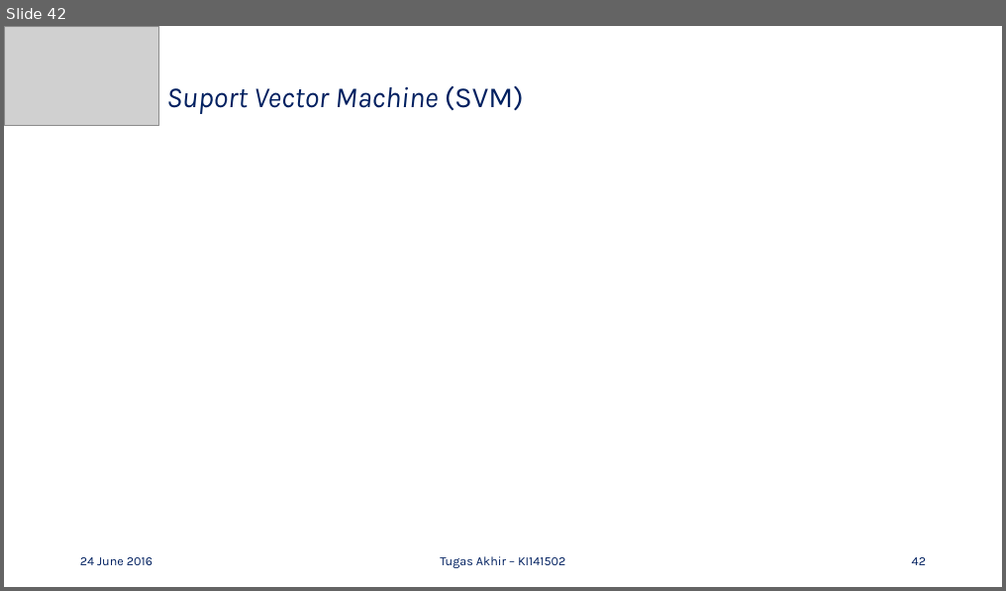
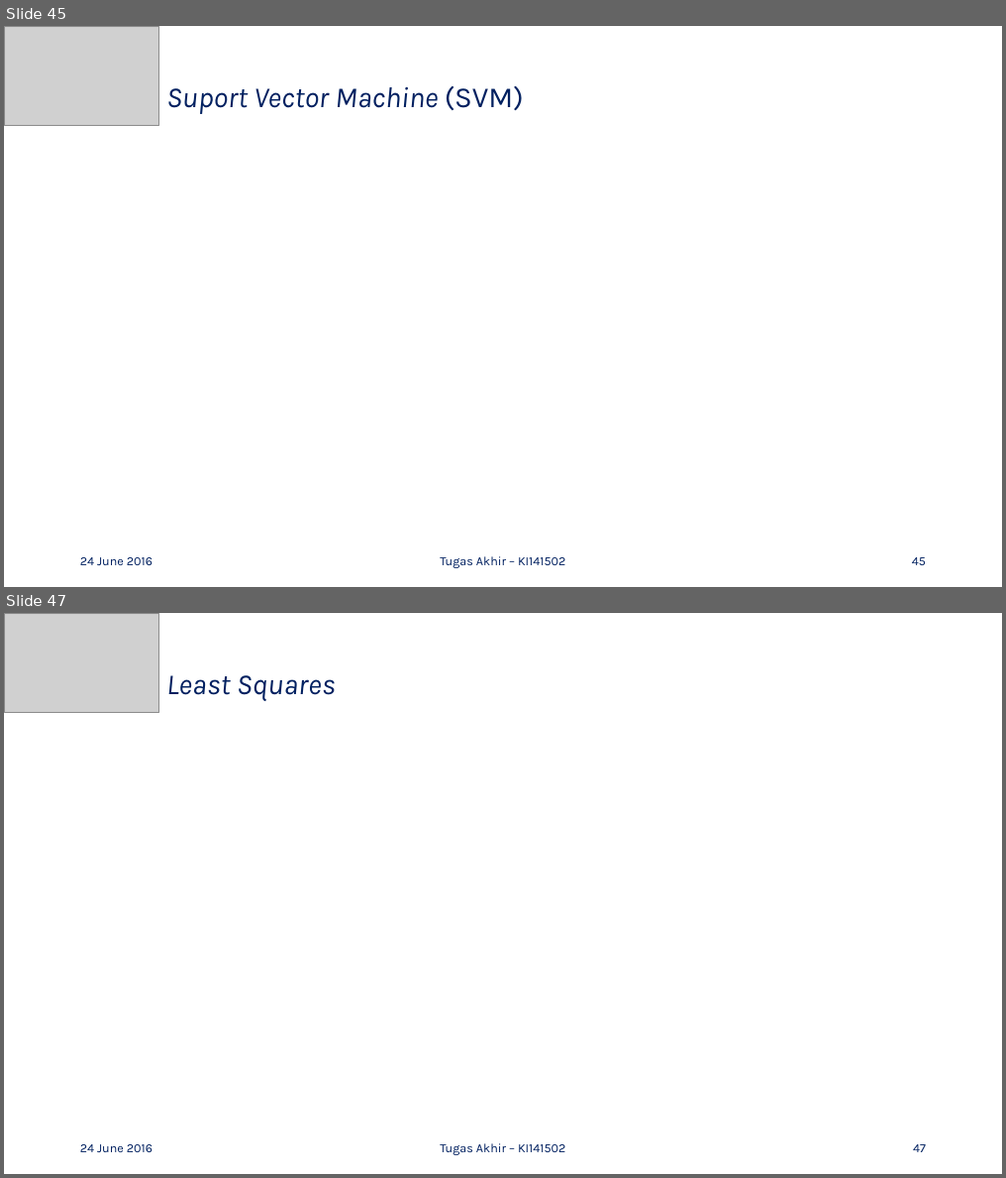
Before and after one commit to mustofa27/tugasAkhir, a slide deck: Bismillah Buku TA/Presentasi-TA_Ahmad-Mustofa_5112100100.pptx. Shown one above the other, each under a label of ours: slide 42 before the commit, slides 45 and 47 after it; the slides between them are not shown. The pictures are 1006x591 and 1006x1178 pixels, drawn with LibreOffice and Linux fonts; fonts in the diff are those of the drawing; grey boxes stand for pictures. Boxes give left, top, right and bottom in pixels: in the first picture for what was removed or moved away, otherwise in the second. Text is boxed around its words. In the diff, an @@ line names an element or a change of style, - is before the commit and + after.

```diff
--- a/Bismillah Buku TA/Presentasi-TA_Ahmad-Mustofa_5112100100.pptx
+++ b/Bismillah Buku TA/Presentasi-TA_Ahmad-Mustofa_5112100100.pptx
@@ slide 47 added at [4, 613, 1002, 1174], background #FFFFFF @@
@@ picture added at [4, 613, 159, 713] @@
@@ title added at [166, 675, 336, 701], 28 pt, text #002060, italic @@
+Least Squares
@@ text added at [80, 1145, 152, 1153], 12 pt, text #002060 @@
+24 June 2016
@@ text added at [440, 1144, 565, 1156], 12 pt, text #002060 @@
+Tugas Akhir – KI141502
@@ page number added at [913, 1145, 926, 1153], 12 pt, text #002060 @@
+47
@@ what was slide 42 is now slide 45 @@
@@ page number at [912, 558, 926, 566]: text changed @@
-42
+45
```
Also in this commit, not shown: 5 slides changed, 4 other slides added, 1 other file.
